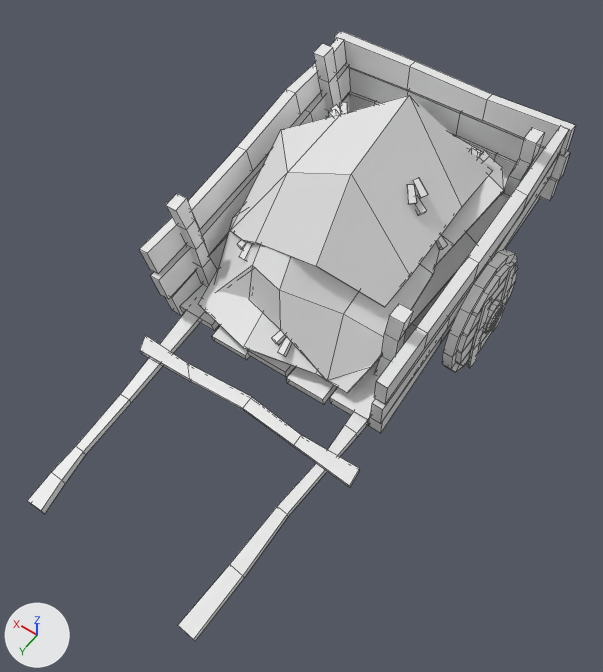
One commit to the FBX model BogeyMan/Assets/Art/Environnement/Props/Meshes/SM_HayWagon.fbx: the scene before it, then after it.
Camera for both pictures: a 50 mm camera at (-0.662, 0.937, 1.587) aimed at (-0.042, 0.069, 0.224). Arrows for +X, +Y and +Z are at lower left; the lights stay in place. Mesh edges are drawn as thin lines. Where no turn or scale is listed for an object, it has been applied to the vertices.

The older version as bpy lines, for what is in view:
```python
me_mesh = bpy.data.meshes.new('Mesh')
me_mesh.from_pydata(...)  # 296 vertices, 251 faces; spans x -0.263..0.228, y -0.379..0.322, z -0.145..0.315
me_mesh_001 = bpy.data.meshes.new('Mesh.001')
me_mesh_001.from_pydata(...)  # 762 vertices, 714 faces; spans x -35.6..35.6, y -65.1..65.1, z 0.0..47.3
ob_sm_hay = bpy.data.objects.new('SM_Hay', me_mesh)
ob_sm_hay.location = (0.04, -0.194, 0.276)
ob_sm_wagon = bpy.data.objects.new('SM_Wagon', me_mesh_001)
ob_sm_wagon.location = (0.0, 0.0, 0.0)
ob_sm_wagon.rotation_euler = (3.142, 0.0, 0.0873)  # degrees (180, 0, 5)
ob_sm_wagon.scale = (-0.01, -0.01, -0.01)
```
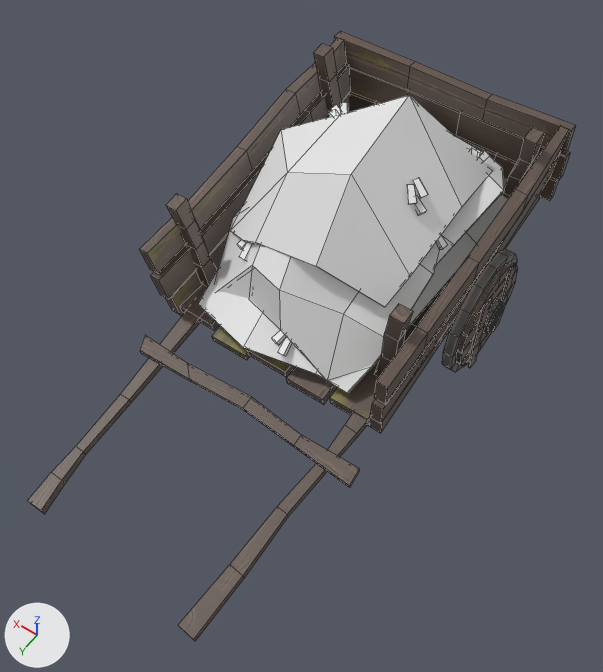
The newer file is also turned or shifted as a whole; pictures and numbers use the older file's frame.

Changed parts and their boxes (x1, y1, x2, y2) in the pictures (603 x 672 px):
'SM_Wagon', recoloured
    both: (27, 31, 576, 641)

What changed in the scene script:
```text
Add img_defaultmaterial_base_color_png:
    img_defaultmaterial_base_color_png = load_image('DefaultMaterial_Base_color.png', '../../Textures/PropsTex/Trimsheet/DefaultMaterial_Base_color.png', 2048, 2048, 'sRGB')
Add mat_material__25:
    mat_material__25 = principled_material('Material #25')
    mat_material__25.texture = img_defaultmaterial_base_color_png
Change me_mesh_001:
    where me_mesh_001.from_pydata(...)  # 762 vertices, 714 faces; spans x -35.6..35.6, y -65.1..65.1, z 0.0..47.3
    add me_mesh_001.materials.append(mat_material__25)  # picture img_defaultmaterial_base_color_png
```
